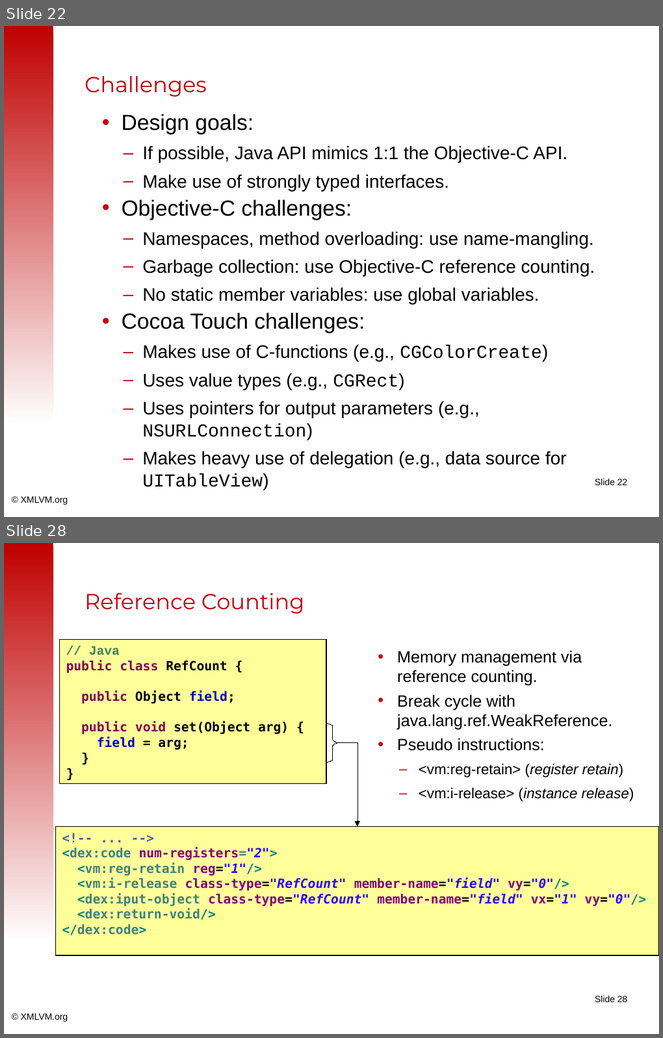
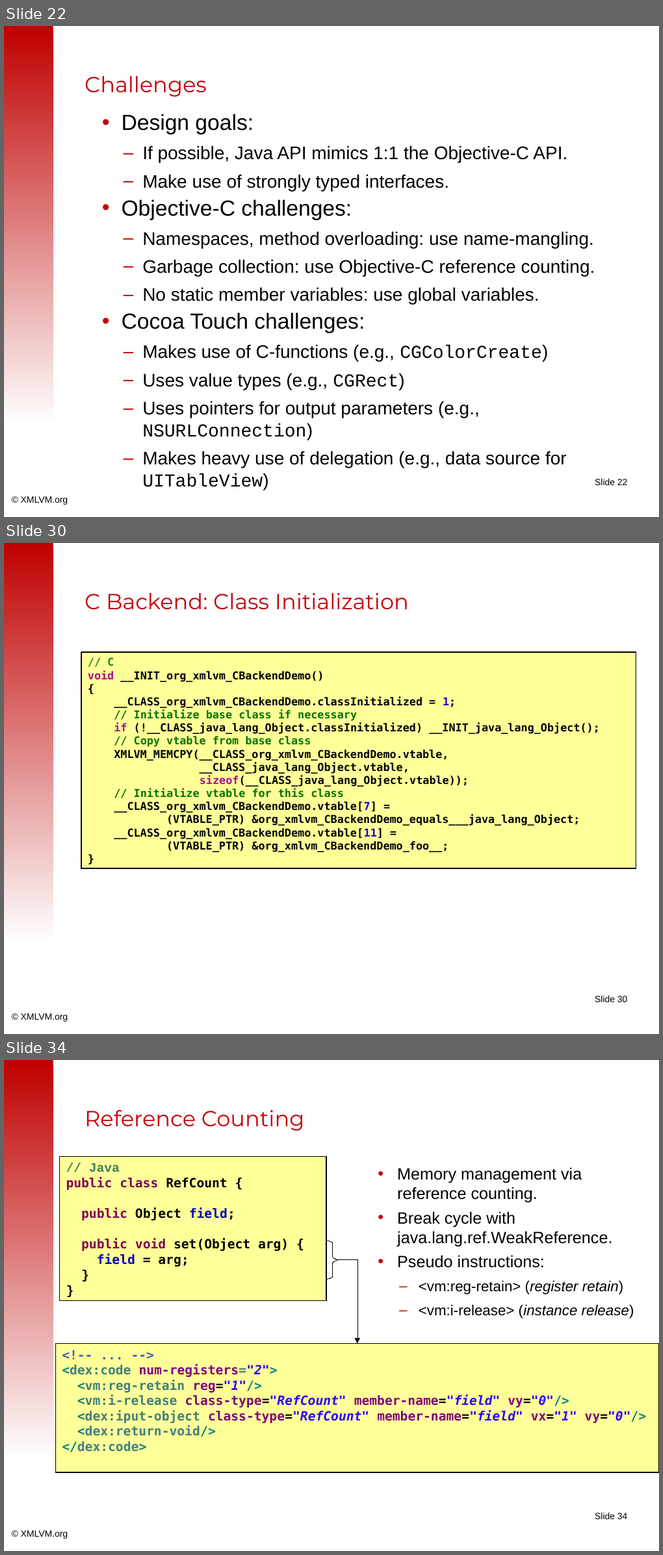
Before and after one commit to tisoft/xmlvm, a slide deck: doc/slides/android2iphone-master.odp. Shown one above the other, each under a label of ours: slides 22 and 28 before the commit, slides 22, 30 and 34 after it; the slides between them are not shown. The pictures are 663x1038 and 663x1555 pixels, drawn with LibreOffice and Linux fonts; fonts in the diff are those of the drawing; background and template pictures are left out. Boxes give left, top, right and bottom in pixels: in the first picture for what was removed or moved away, otherwise in the second. Text is boxed around its words. In the diff, an @@ line names an element or a change of style, - is before the commit and + after.

Commit message:
Added slides for C Backend.

```diff
--- a/doc/slides/android2iphone-master.odp
+++ b/doc/slides/android2iphone-master.odp
@@ slide 30 added at (x1=4, y1=543, x2=659, y2=1034), background #FFFFFF; not listed: 3 template elements that a slide beside it also shows @@
@@ title added at (x1=85, y1=593, x2=409, y2=610), 24 pt, text #C5000B @@
+C Backend: Class Initialization
@@ rectangle added at (x1=81, y1=652, x2=636, y2=869), fill #FFFF99, outline #000000 0.99 pt, 12 pt, text #000000, bold @@
+// C
+void __INIT_org_xmlvm_CBackendDemo()
+{
+__CLASS_org_xmlvm_CBackendDemo.classInitialized = 1;
+// Initialize base class if necessary
+if (!__CLASS_java_lang_Object.classInitialized) __INIT_java_lang_Object();
+// Copy vtable from base class
+XMLVM_MEMCPY(__CLASS_org_xmlvm_CBackendDemo.vtable,
+__CLASS_java_lang_Object.vtable,
+sizeof(__CLASS_java_lang_Object.vtable));
+// Initialize vtable for this class
+__CLASS_org_xmlvm_CBackendDemo.vtable[7] =
+(VTABLE_PTR) &org_xmlvm_CBackendDemo_equals___java_lang_Object;
+__CLASS_org_xmlvm_CBackendDemo.vtable[11] =
+(VTABLE_PTR) &org_xmlvm_CBackendDemo_foo__;
+}
@@ what was slide 28 is now slide 34 @@
@@ page number at (x1=595, y1=1513, x2=628, y2=1520): text changed @@
-Slide 28
+Slide 34
```
Also in this commit, not shown: 5 slides changed, 5 other slides added.
